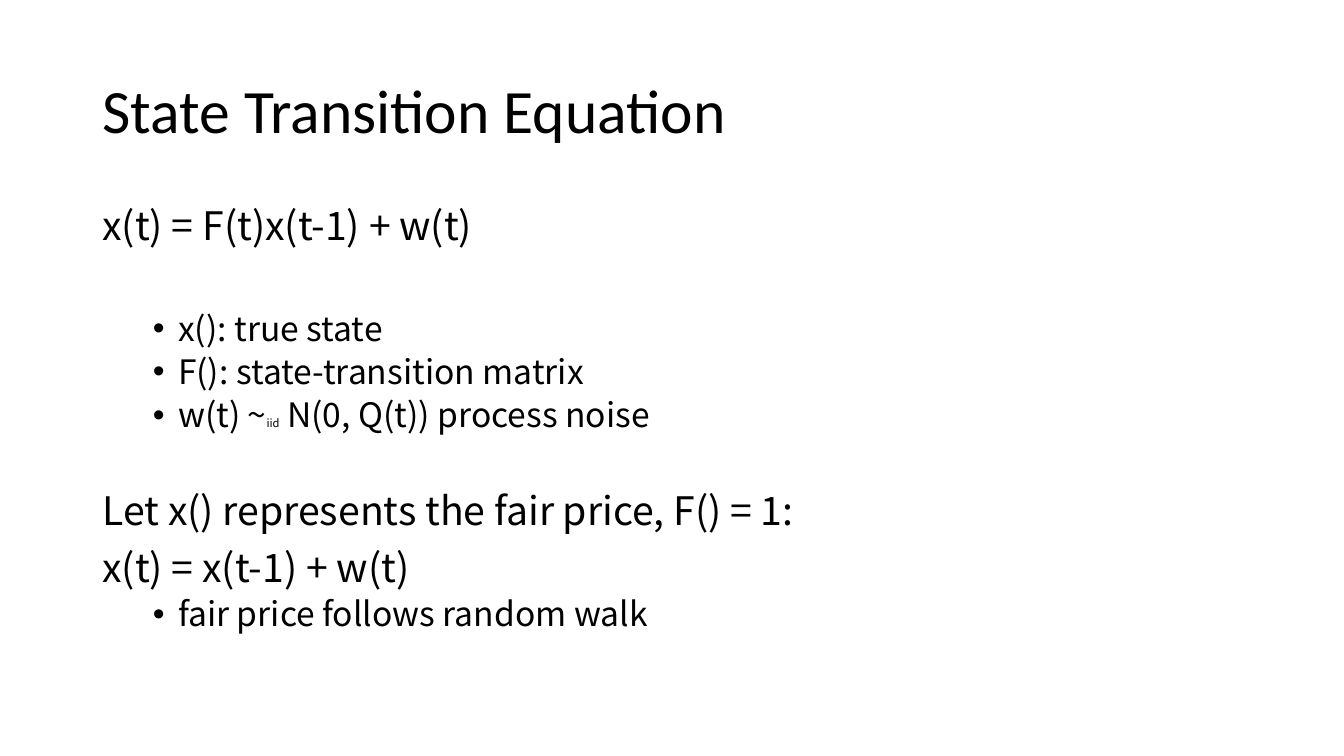
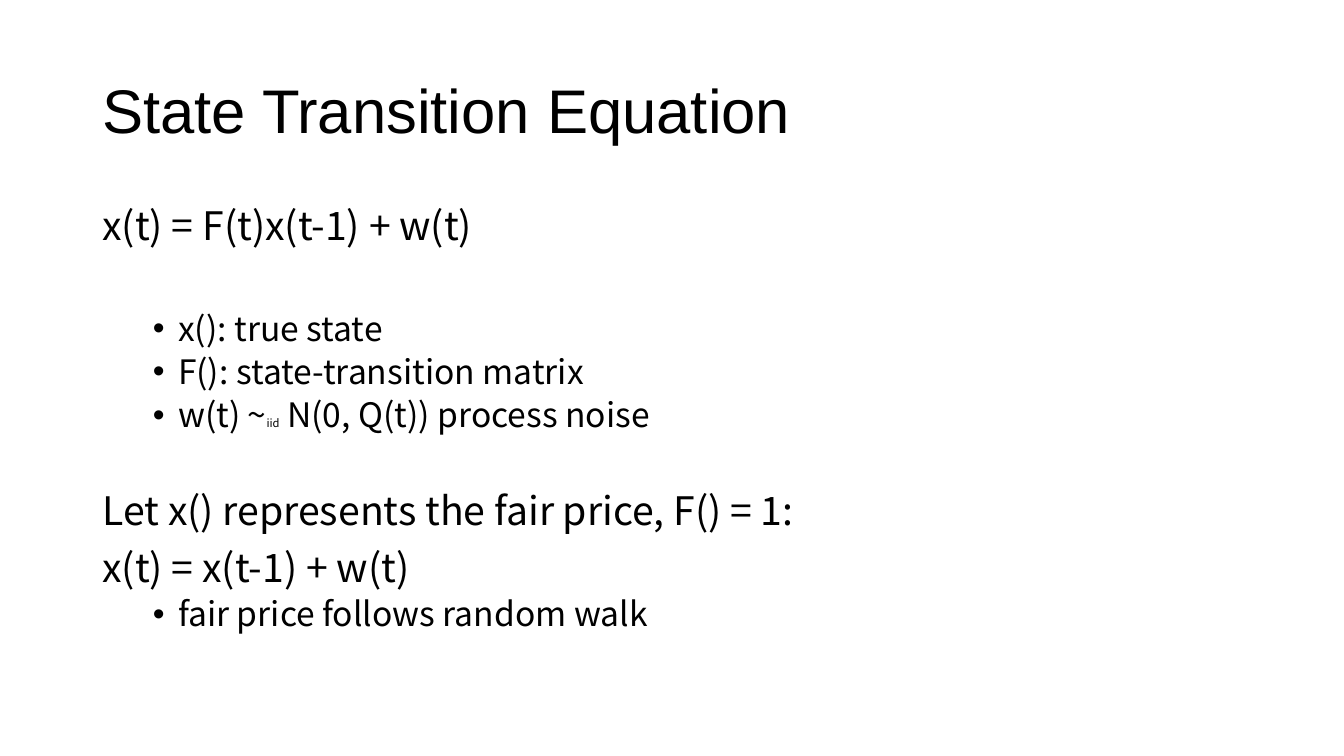
Before and after one commit to BilalBAI/sample-market-making-agent, a slide deck: slide 3 of Kalman_Filter_and_AS_MM_model.pptx. Drawn at 1344x756 pixels with LibreOffice and Linux fonts; fonts in the diff are those of the drawing. Boxes give left, top, right and bottom in pixels: in the first picture for what was removed or moved away, otherwise in the second. Text is boxed around its words. In the diff, an @@ line names an element or a change of style, - is before the commit and + after.

```diff
--- a/Kalman_Filter_and_AS_MM_model.pptx
+++ b/Kalman_Filter_and_AS_MM_model.pptx
@@ title "State Transition Equation" at [102, 88, 790, 145]: font Calibri to Arial @@
```
Also in this commit, not shown: 9 other slides changed, 1 other file.
